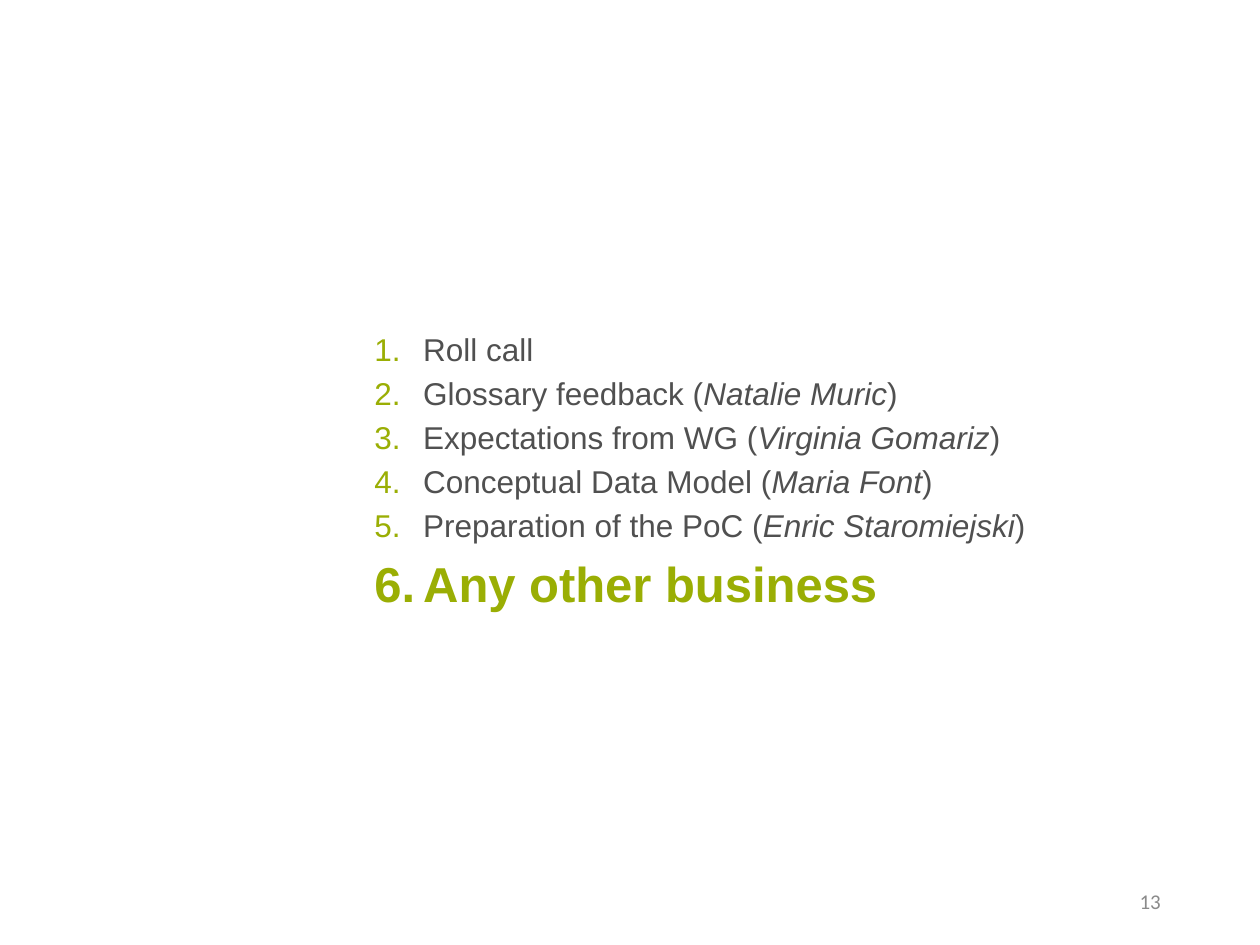
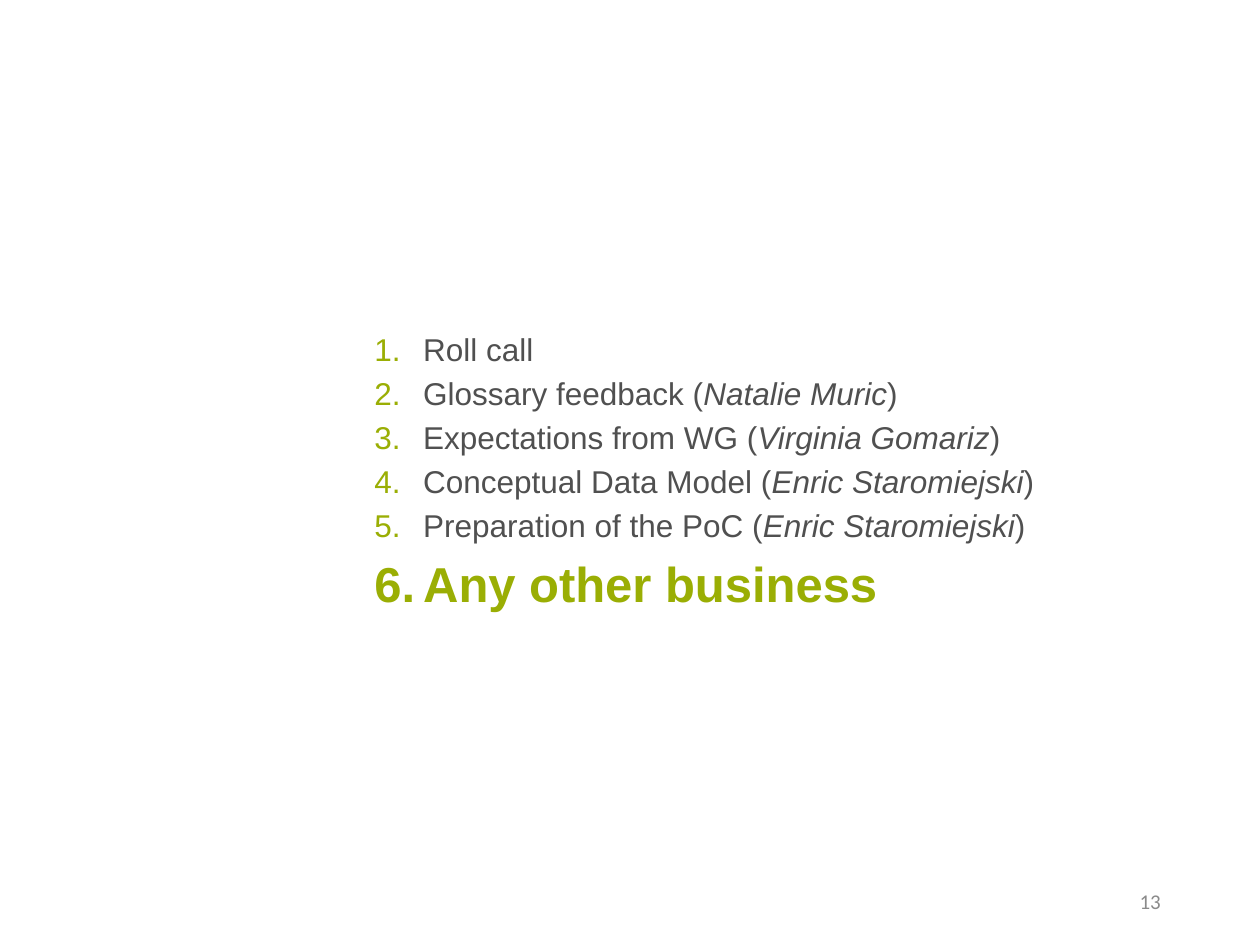
Before and after one commit to eProcurement-everis/ePO, a slide deck: slide 13 of 08_Project_management/WGM Reports/5th_WGM/AO10649_ePO_WGM5_20180328.pptx. Drawn at 1260x945 pixels with LibreOffice and Linux fonts; fonts in the diff are those of the drawing; background and template pictures are left out. Boxes give left, top, right and bottom in pixels: in the first picture for what was removed or moved away, otherwise in the second. Text is boxed around its words. In the diff, an @@ line names an element or a change of style, - is before the commit and + after.

```diff
--- a/08_Project_management/WGM Reports/5th_WGM/AO10649_ePO_WGM5_20180328.pptx
+++ b/08_Project_management/WGM Reports/5th_WGM/AO10649_ePO_WGM5_20180328.pptx
@@ text at (423,470,1034,499): text changed @@
-4. Conceptual Data Model (Maria Font)
+4. Conceptual Data Model (Enric Staromiejski)
```
Also in this commit, not shown: 1 other slide changed, 1 other file.
